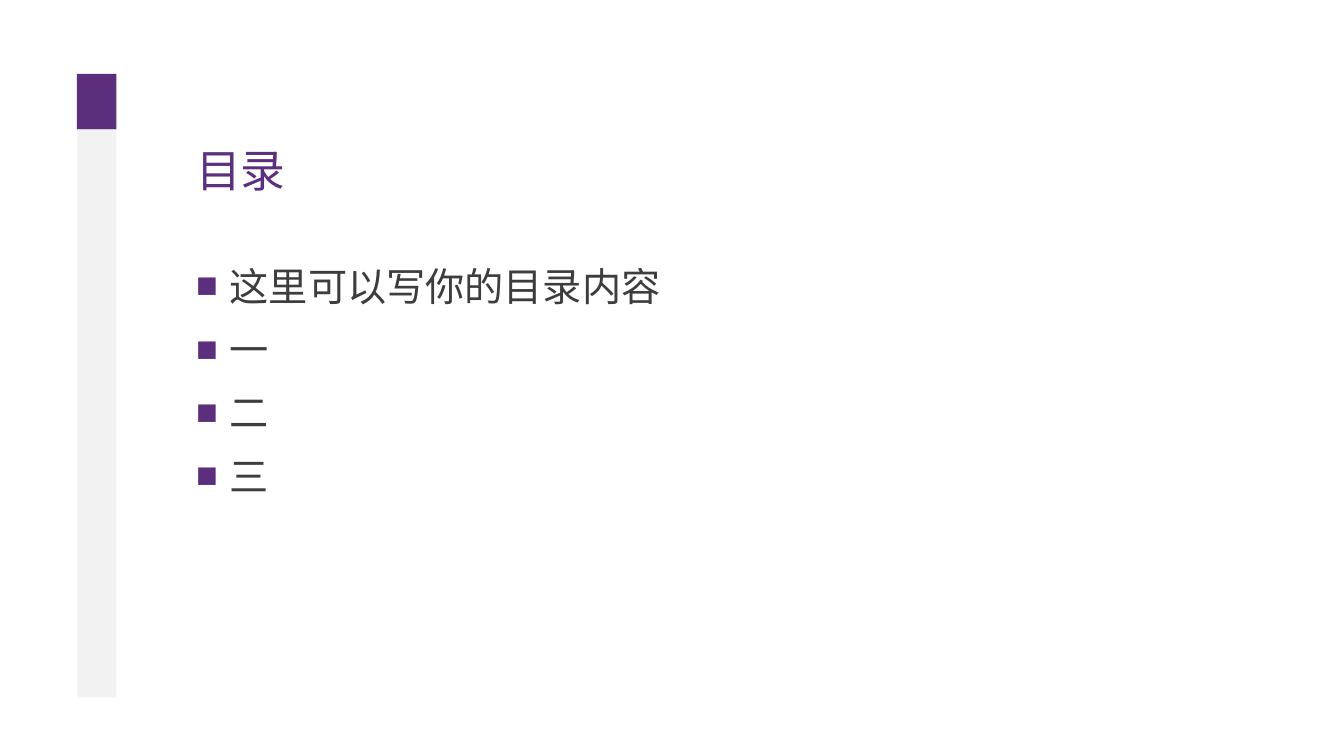
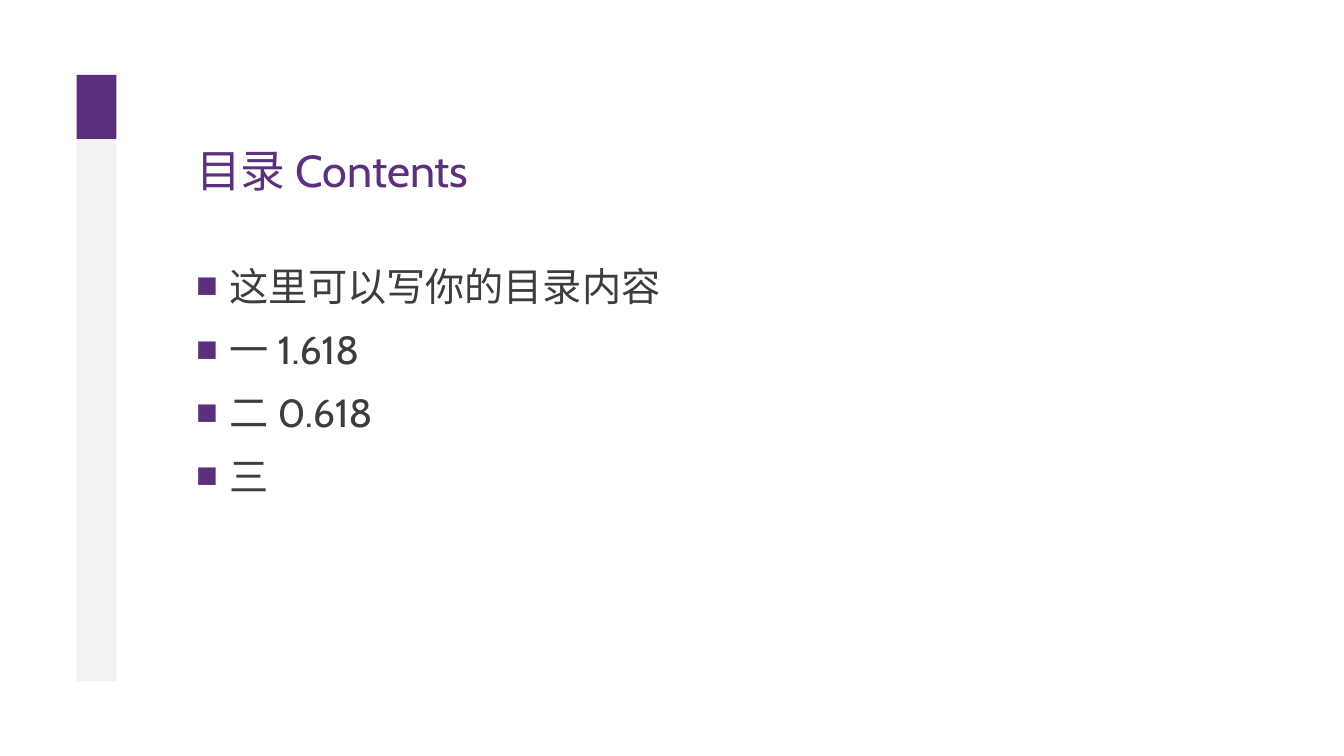
Before and after one commit to atomiechen/THU-PPT-Theme, a slide deck: slide 2 of v2扁平主题16-9.pptx. Drawn at 1344x756 pixels with LibreOffice and Linux fonts; fonts in the diff are those of the drawing. Boxes give left, top, right and bottom in pixels: in the first picture for what was removed or moved away, otherwise in the second. Text is boxed around its words. In the diff, an @@ line names an element or a change of style, - is before the commit and + after.

```diff
--- a/v2扁平主题16-9.pptx
+++ b/v2扁平主题16-9.pptx
@@ rectangle at <box>77,75,116,139</box>: rotation 90 to 0 degrees @@
@@ rectangle: place and size @@
-rectangle at <box>78,130,117,698</box>
+rectangle at <box>77,139,116,682</box>
@@ title at <box>196,151,469,191</box>: text changed @@
-目录
+目录 Contents
@@ text at <box>230,336,373,428</box>: text changed @@
-■ 一
-■ 二
+■ 一 1.618
+■ 二 0.618
```
Also in this commit, not shown: 5 other slides changed.
